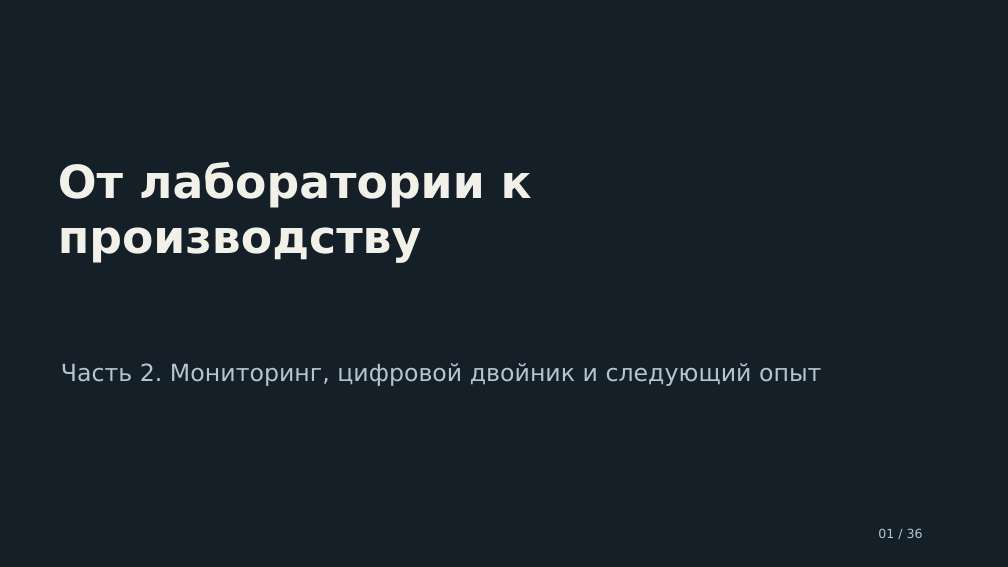
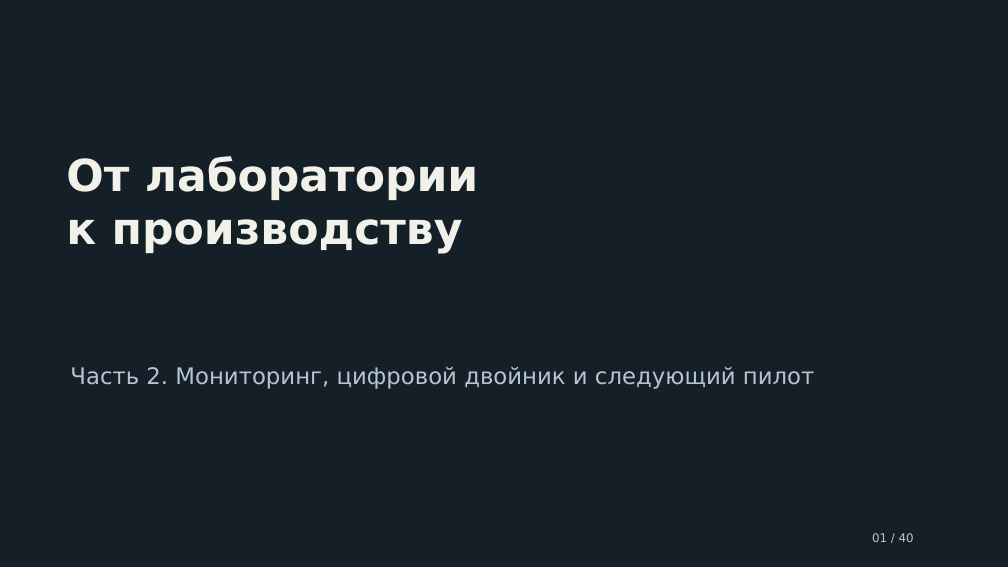
Before and after one commit to ashrpv/computer_science_in_nanoscience, a slide deck: slide 1 of slides/14_from_lab_to_production_monitoring_and_twin.pptx. Drawn at 1008x567 pixels with LibreOffice and Linux fonts; fonts in the diff are those of the drawing. Boxes give left, top, right and bottom in pixels: in the first picture for what was removed or moved away, otherwise in the second. Text is boxed around its words. In the diff, an @@ line names an element or a change of style, - is before the commit and + after.

```diff
--- a/slides/14_from_lab_to_production_monitoring_and_twin.pptx
+++ b/slides/14_from_lab_to_production_monitoring_and_twin.pptx
@@ text at box(66, 156, 479, 253): text changed; size 43.5 to 42 pt @@
-От лаборатории к производству
+От лаборатории
+к производству
@@ text at box(70, 366, 814, 389): text changed; size 22.5 to 21.8 pt @@
-Часть 2. Мониторинг, цифровой двойник и следующий опыт
+Часть 2. Мониторинг, цифровой двойник и следующий пилот
@@ vertical alignment middle to top in 3 elements at box(66, 156, 479, 253), box(70, 366, 814, 389), box(872, 533, 914, 542) @@
@@ text at box(872, 533, 914, 542): text changed; size 12 to 11.2 pt @@
-01 / 36
+01 / 40
```
Also in this commit, not shown: 39 slides added, 35 slides removed, 8 other files.
